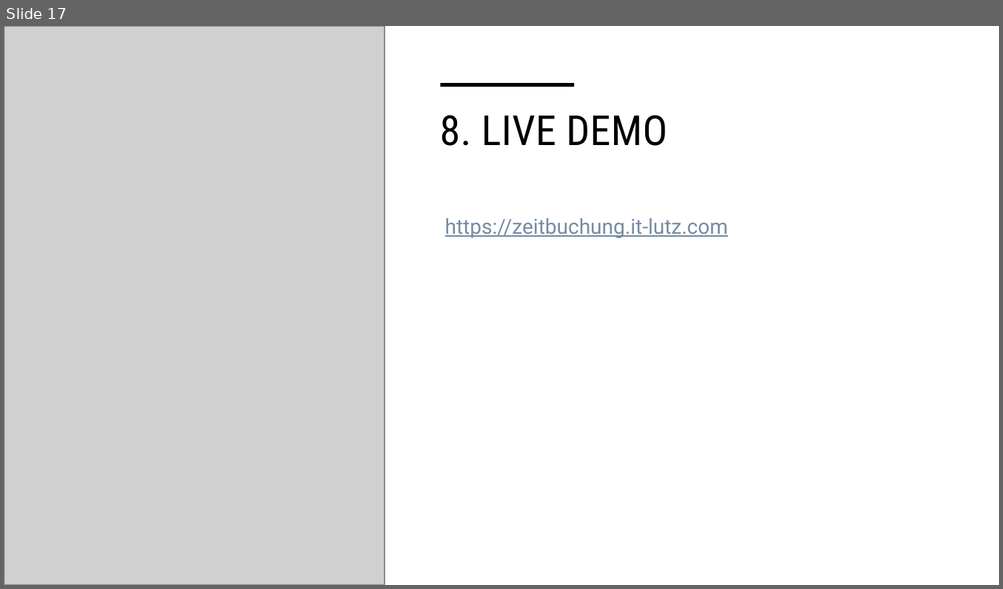
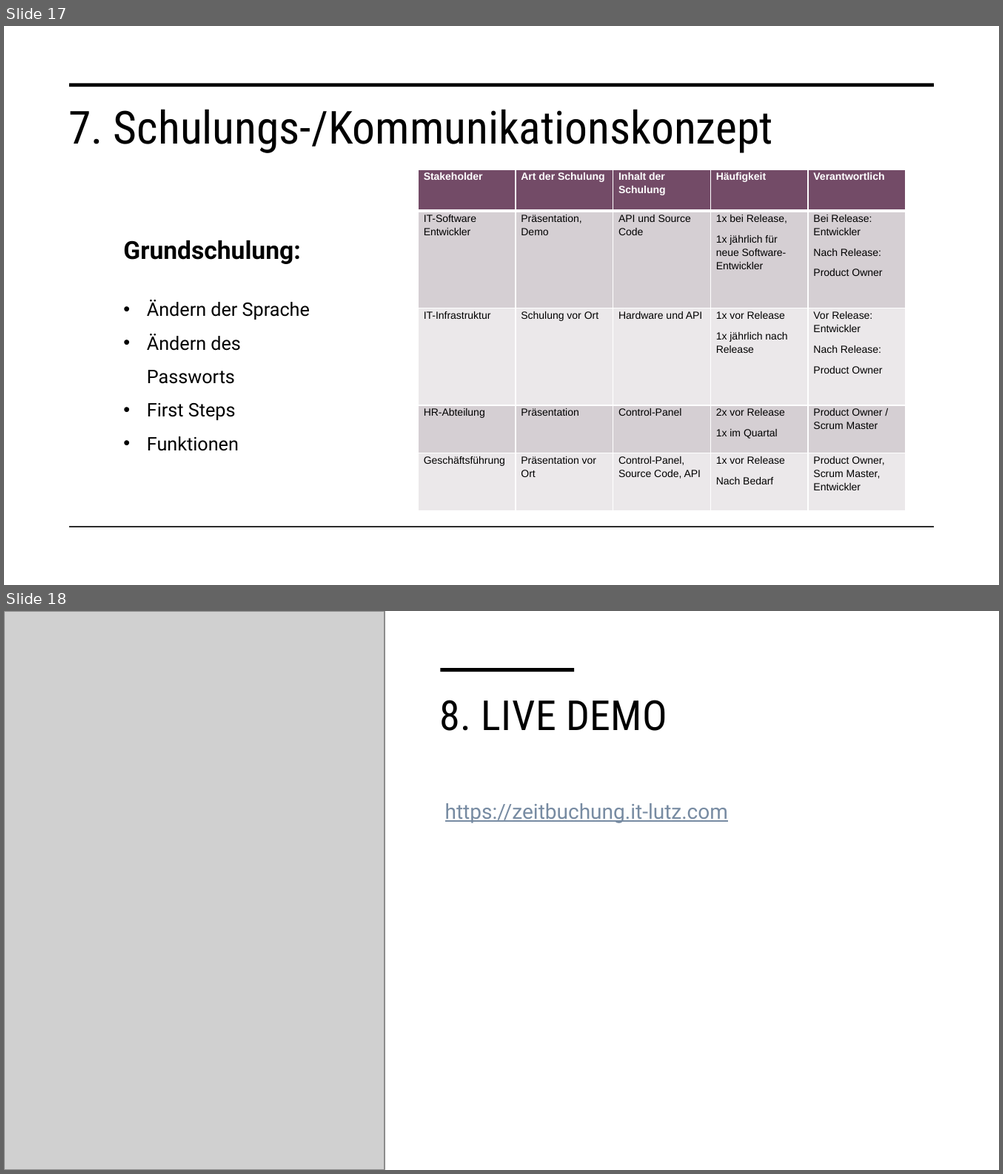
Before and after one commit to malu254/Eifrige-Otter-PM, a slide deck: Abgabe/Dokumentation/Präsentation.pptx. Shown one above the other, each under a label of ours: slide 17 before the commit, slides 17 and 18 after it. The pictures are 1003x589 and 1003x1174 pixels, drawn with LibreOffice and Linux fonts; fonts in the diff are those of the drawing; grey boxes stand for pictures. Boxes give left, top, right and bottom in pixels: in the first picture for what was removed or moved away, otherwise in the second. Text is boxed around its words. In the diff, an @@ line names an element or a change of style, - is before the commit and + after.

Commit message:
Added Kommunikation and Schulung to PowerPoint

```diff
--- a/Abgabe/Dokumentation/Präsentation.pptx
+++ b/Abgabe/Dokumentation/Präsentation.pptx
@@ slide 17 added at box(4, 26, 999, 585), background #FFFFFF @@
@@ line added from (69, 85) to (933, 85), #000000 3.5 pt @@
@@ title added at box(68, 109, 773, 153), 44 pt, text #000000 @@
+7. Schulungs-/Kommunikationskonzept
@@ table added at box(418, 170, 907, 511), 5 rows, 5 columns @@
+Stakeholder | Art der Schulung | Inhalt der Schulung | Häufigkeit | Verantwortlich
+IT-Software Entwickler | Präsentation, Demo | API und Source Code | 1x bei Release, / 1x jährlich für neue Software-Entwickler | Bei Release: Entwickler / Nach Release: / Product Owner
+IT-Infrastruktur | Schulung vor Ort | Hardware und API | 1x vor Release / 1x jährlich nach Release | Vor Release: Entwickler / Nach Release: / Product Owner
+HR-Abteilung | Präsentation | Control-Panel | 2x vor Release / 1x im Quartal | Product Owner / Scrum Master
+Geschäftsführung | Präsentation vor Ort | Control-Panel, Source Code, API | 1x vor Release / Nach Bedarf | Product Owner, Scrum Master, Entwickler
@@ text added at box(123, 240, 310, 452), 18 pt, text #000000 @@
+Grundschulung:
+• Ändern der Sprache
+• Ändern des Passworts
+• First Steps
+• Funktionen
@@ line added from (69, 528) to (933, 528), #000000 1 pt @@
@@ what was slide 17 is now slide 18 @@
```
Also in this commit, not shown: 1 slide changed.
